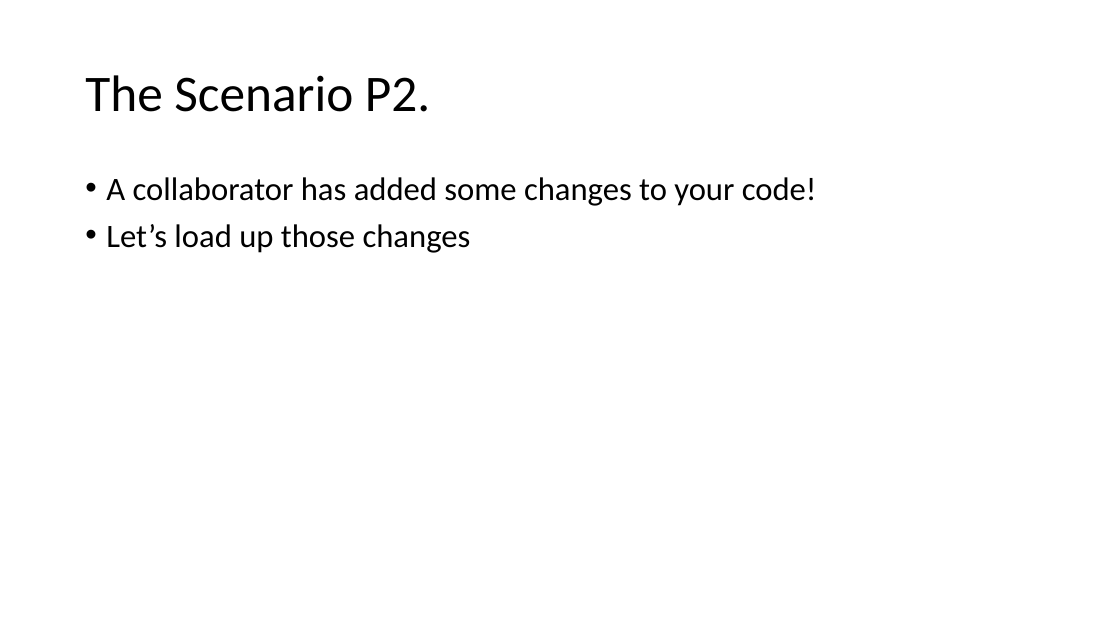
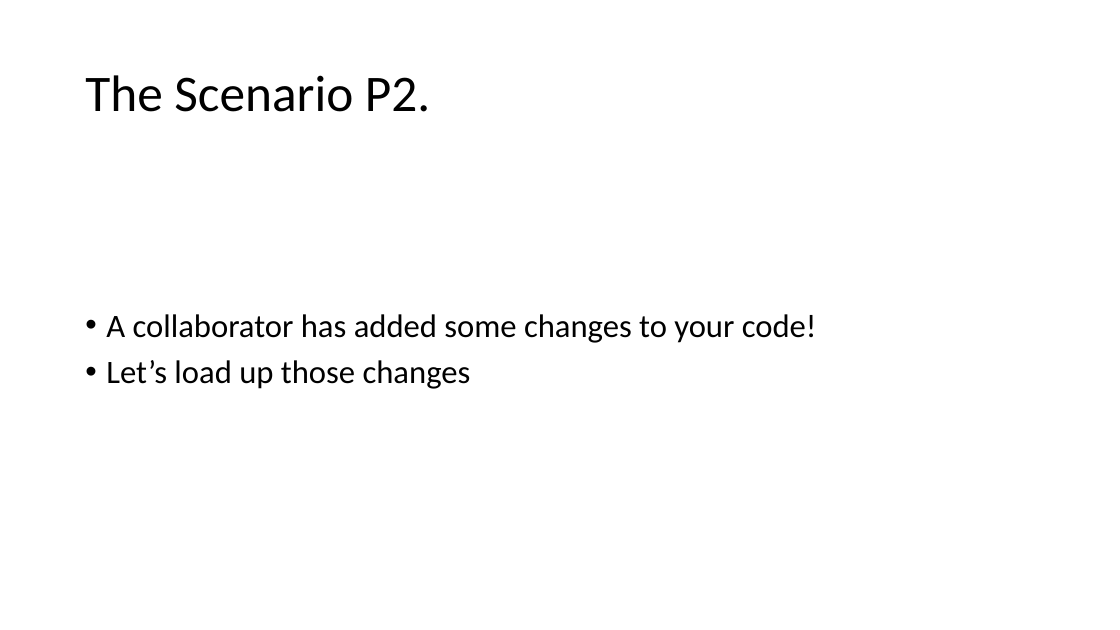
Before and after one commit to BrockDSL/github_for_researchers, a slide deck: slide 11 of Overview.pptx (slide 9 before the commit). Drawn at 1120x630 pixels with LibreOffice and Linux fonts; fonts in the diff are those of the drawing. Boxes give left, top, right and bottom in pixels: in the first picture for what was removed or moved away, otherwise in the second. Text is boxed around its words. In the diff, an @@ line names an element or a change of style, - is before the commit and + after.

```diff
--- a/Overview.pptx
+++ b/Overview.pptx
@@ text "A collaborator has added some ..." at (106,314,817,389): vertical alignment top to middle @@
```
Also in this commit, not shown: 6 other slides changed, 3 slides added, 1 other file.
